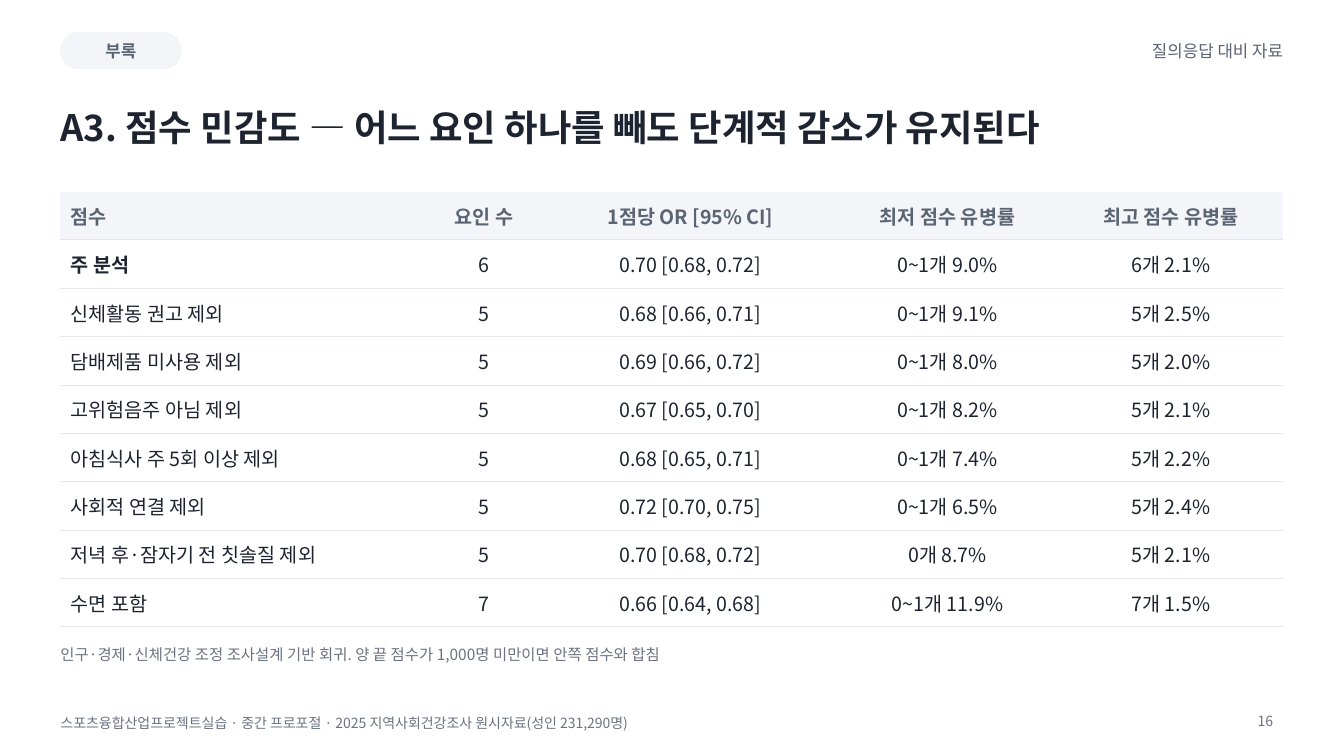
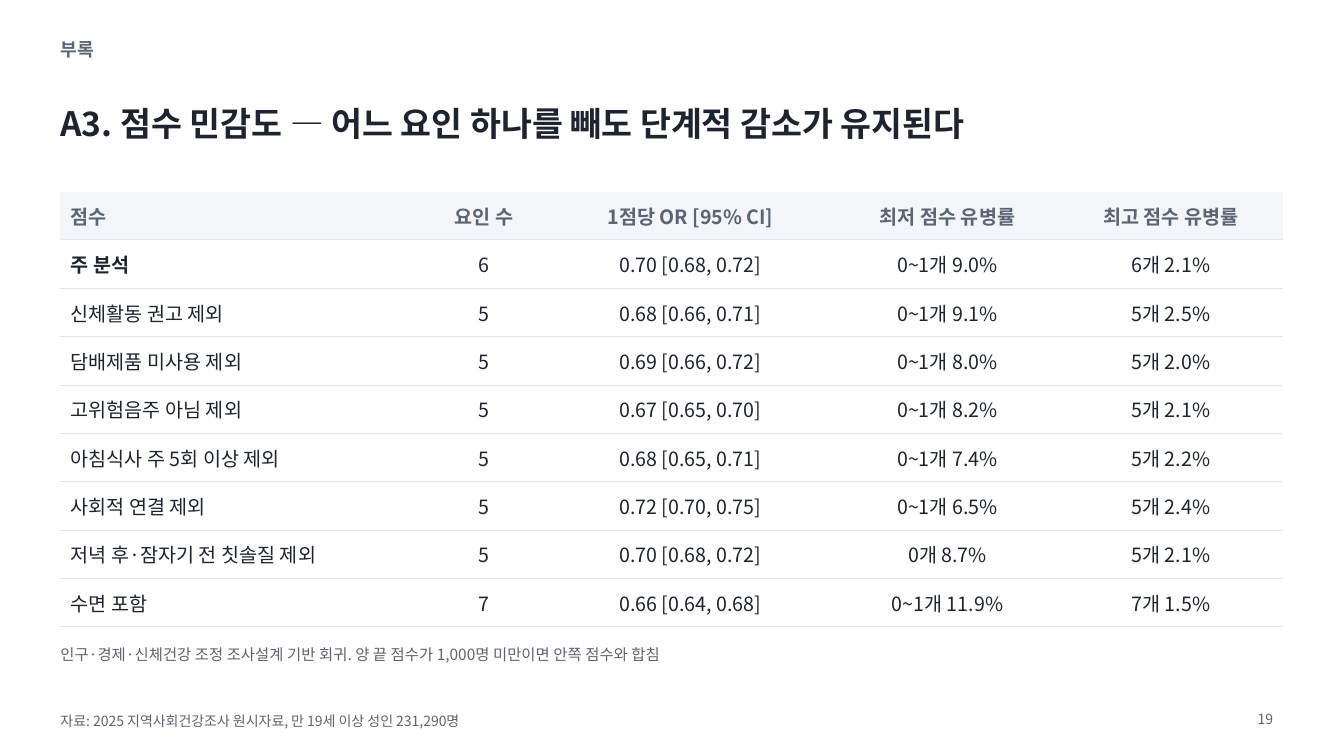
Before and after one commit to 202103116-stack/Depression_MultiDomain_Capstone, a slide deck: slide 19 of presentation/proposal_v2.pptx (slide 16 before the commit). Drawn at 1344x756 pixels with LibreOffice and Linux fonts; fonts in the diff are those of the drawing. Boxes give left, top, right and bottom in pixels: in the first picture for what was removed or moved away, otherwise in the second. Text is boxed around its words. In the diff, an @@ line names an element or a change of style, - is before the commit and + after.

```diff
--- a/presentation/proposal_v2.pptx
+++ b/presentation/proposal_v2.pptx
@@ rounded rectangle removed at bbox=[60, 32, 181, 69] @@
-부록
@@ text added at bbox=[60, 41, 93, 58], 13 pt, text #5B6472, bold @@
+부록
@@ text removed at bbox=[1152, 43, 1283, 59] @@
-질의응답 대비 자료
@@ title "A3. 점수 민감도 — 어느 ..." at bbox=[60, 107, 965, 139]: size 26 to 24 pt @@
@@ text "인구·경제·신체건강 조정 조사설계 기반 회귀. ..." at bbox=[60, 647, 659, 663]: text colour #6B7280 to #5B6472 @@
@@ text at bbox=[60, 714, 459, 729]: text changed; text colour #6B7280 to #5B6472 @@
-스포츠융합산업프로젝트실습 · 중간 프로포절 · 2025 지역사회건강조사 원시자료(성인 231,290명)
+자료: 2025 지역사회건강조사 원시자료, 만 19세 이상 성인 231,290명
@@ page number removed at bbox=[1258, 715, 1274, 726] @@
-16
@@ page number added at bbox=[1258, 713, 1274, 724], 10 pt, text #5B6472 @@
+19
```
Also in this commit, not shown: 12 other slides changed, 7 slides added, 4 slides removed, 11 other files.
